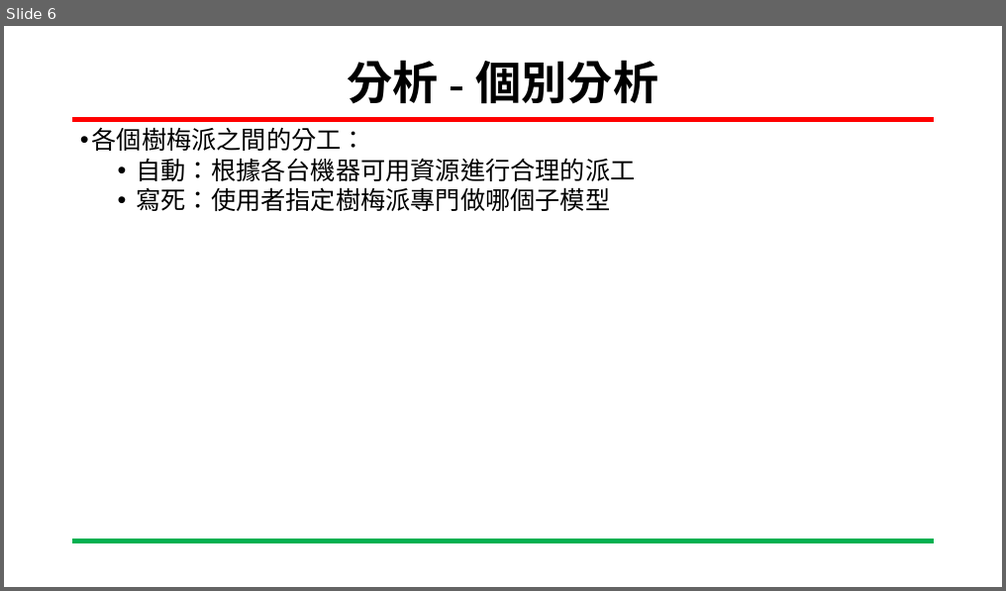
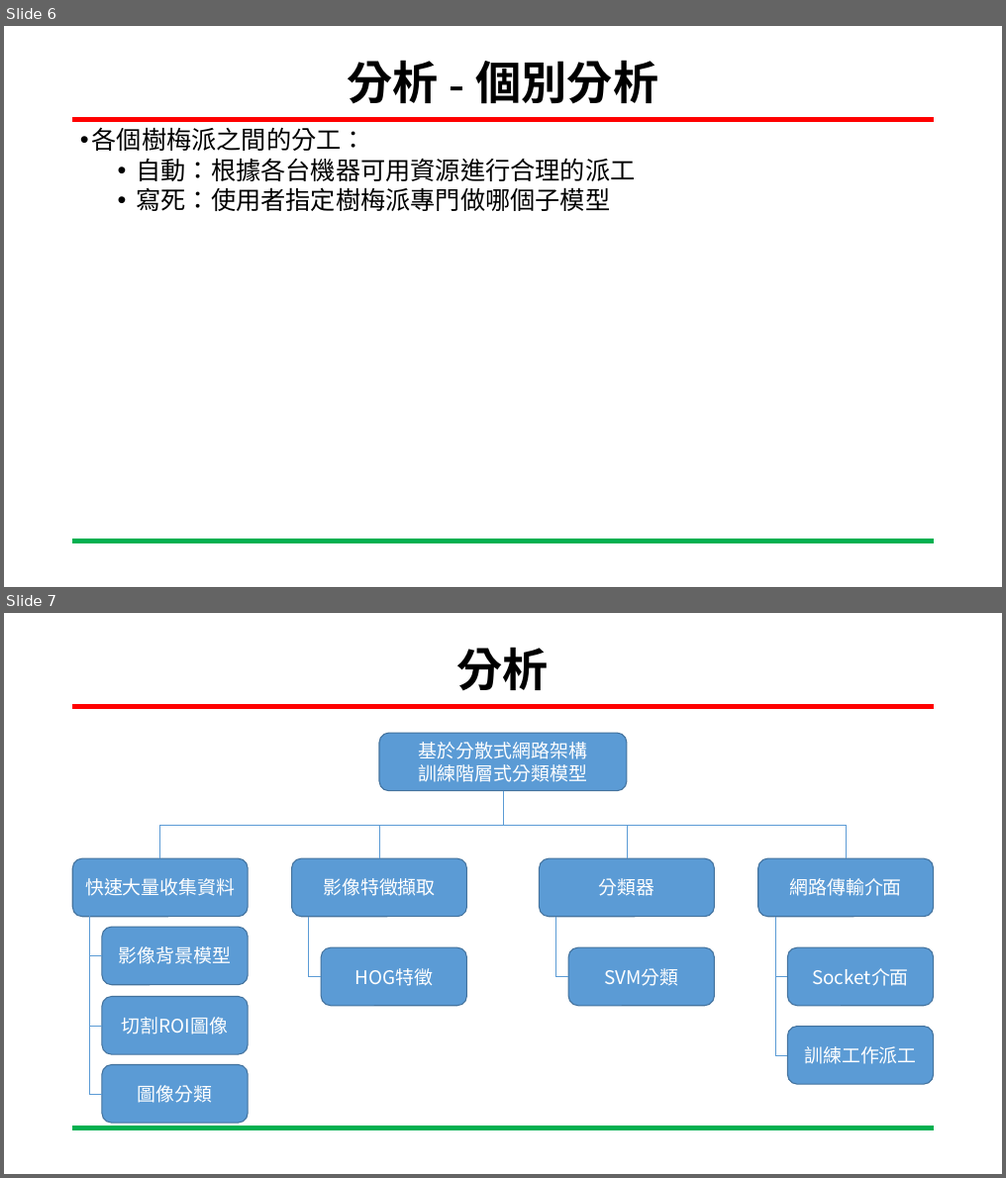
Before and after one commit to YUXING-LEE/image_process, a slide deck: final/基於分散式網路架構訓練階層式分類模型.pptx. Shown one above the other, each under a label of ours: slide 6 before the commit, slides 6 and 7 after it. The pictures are 1006x591 and 1006x1178 pixels, drawn with LibreOffice and Linux fonts; fonts in the diff are those of the drawing; background and template pictures are left out. Boxes give left, top, right and bottom in pixels: in the first picture for what was removed or moved away, otherwise in the second. Text is boxed around its words. In the diff, an @@ line names an element or a change of style, - is before the commit and + after.

```diff
--- a/final/基於分散式網路架構訓練階層式分類模型.pptx
+++ b/final/基於分散式網路架構訓練階層式分類模型.pptx
@@ slide 7 added at box(4, 613, 1002, 1174), background #FFFFFF; not listed: 2 template elements that a slide beside it also shows @@
@@ title added at box(457, 647, 548, 691), 44 pt, text #000000, bold @@
+分析
@@ rounded rectangle added at box(379, 733, 627, 791), fill #5B9BD5, outline #43739E 1 pt, 18 pt, text #FFFFFF @@
+基於分散式網路架構
+訓練階層式分類模型
@@ elbow line added from (503, 791) to (160, 859), #5B9BD5 0.5 pt @@
@@ elbow line added from (503, 791) to (379, 859), #5B9BD5 0.5 pt @@
@@ elbow line added from (503, 791) to (627, 859), #5B9BD5 0.5 pt @@
@@ elbow line added from (503, 791) to (846, 859), #5B9BD5 0.5 pt @@
@@ rounded rectangle added at box(73, 859, 249, 917), fill #5B9BD5, outline #43739E 1 pt, 18 pt, text #FFFFFF @@
+快速大量收集資料
@@ rounded rectangle added at box(291, 859, 466, 917), fill #5B9BD5, outline #43739E 1 pt, 18 pt, text #FFFFFF @@
+影像特徵擷取
@@ rounded rectangle added at box(540, 859, 715, 917), fill #5B9BD5, outline #43739E 1 pt, 18 pt, text #FFFFFF @@
+分類器
@@ rounded rectangle added at box(758, 859, 934, 917), fill #5B9BD5, outline #43739E 1 pt, 18 pt, text #FFFFFF @@
+網路傳輸介面
@@ elbow line added from (89, 896) to (102, 956), #5B9BD5 0.5 pt @@
@@ rounded rectangle added at box(102, 928, 249, 986), fill #5B9BD5, outline #43739E 1 pt, 18 pt, text #FFFFFF @@
+影像背景模型
@@ elbow line added from (309, 917) to (322, 977), #5B9BD5 0.5 pt @@
@@ elbow line added from (555, 917) to (568, 977), #5B9BD5 0.5 pt @@
@@ elbow line added from (775, 917) to (788, 977), #5B9BD5 0.5 pt @@
@@ elbow line added from (89, 942) to (102, 1026), #5B9BD5 0.5 pt @@
@@ rounded rectangle added at box(322, 948, 467, 1006), fill #5B9BD5, outline #43739E 1 pt, 18 pt, text #FFFFFF @@
+HOG特徵
@@ rounded rectangle added at box(568, 948, 715, 1006), fill #5B9BD5, outline #43739E 1 pt, 18 pt, text #FFFFFF @@
+SVM分類
@@ rounded rectangle added at box(788, 948, 934, 1006), fill #5B9BD5, outline #43739E 1 pt, 18 pt, text #FFFFFF @@
+Socket介面
@@ rounded rectangle added at box(102, 997, 249, 1056), fill #5B9BD5, outline #43739E 1 pt, 18 pt, text #FFFFFF @@
+切割ROI圖像
@@ elbow line added from (775, 971) to (788, 1056), #5B9BD5 0.5 pt @@
@@ elbow line added from (89, 1011) to (102, 1094), #5B9BD5 0.5 pt @@
@@ rounded rectangle added at box(788, 1026, 934, 1084), fill #5B9BD5, outline #43739E 1 pt, 18 pt, text #FFFFFF @@
+訓練工作派工
@@ rounded rectangle added at box(102, 1065, 249, 1124), fill #5B9BD5, outline #43739E 1 pt, 18 pt, text #FFFFFF @@
+圖像分類
```
Also in this commit, not shown: 1 slide changed, 5 other slides added, 2 other files.
